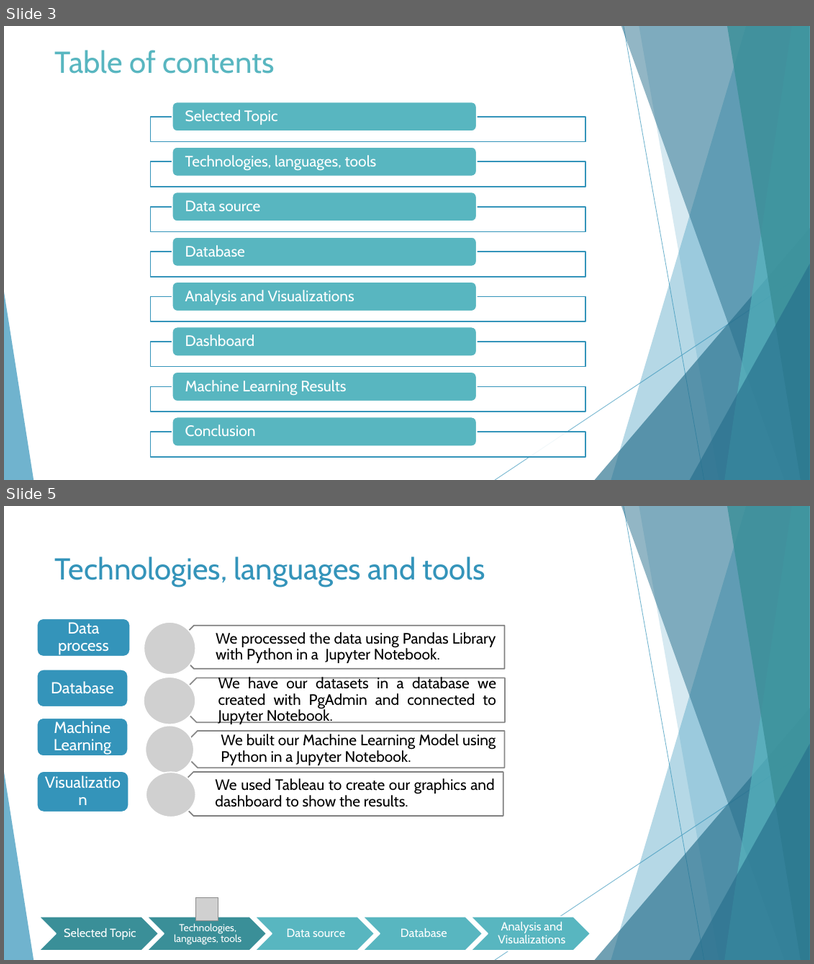
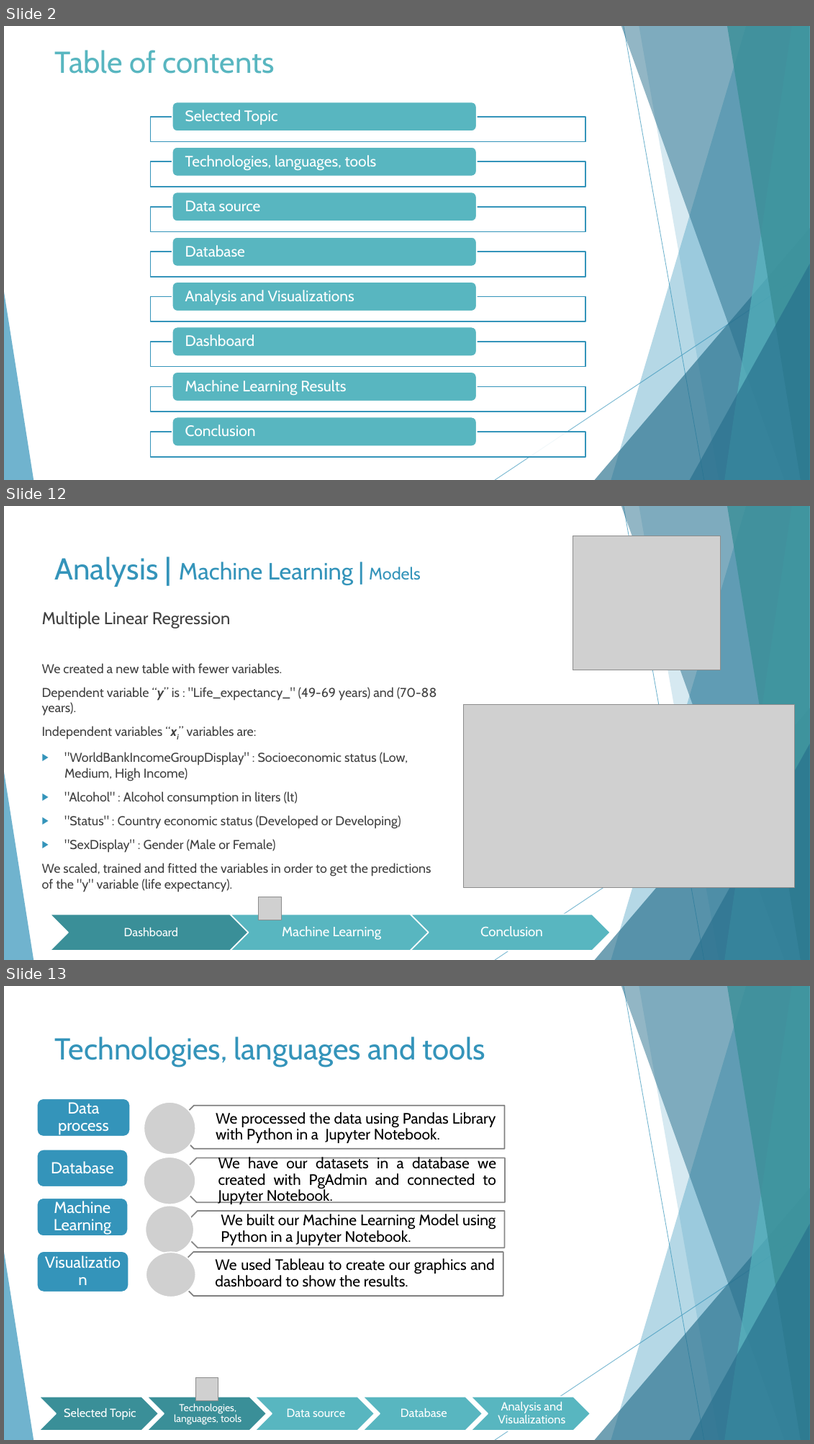
Before and after one commit to jcerda1994/Proyecto_final_1, a slide deck: Final Presentation.pptx. Shown one above the other, each under a label of ours: slides 3 and 5 before the commit, slides 2, 12 and 13 after it; the slides between them are not shown. The pictures are 814x964 and 814x1444 pixels, drawn with LibreOffice and Linux fonts; fonts in the diff are those of the drawing; grey boxes stand for pictures. Boxes give left, top, right and bottom in pixels: in the first picture for what was removed or moved away, otherwise in the second. Text is boxed around its words. In the diff, an @@ line names an element or a change of style, - is before the commit and + after.

Commit message:
Added updated presentation
Rearranged slides. Still missing the conclusion ones...

```diff
--- a/Final Presentation.pptx
+++ b/Final Presentation.pptx
@@ slide 12 added at (4, 506, 810, 960), background #FFFFFF; not listed: 10 template elements that a slide beside it also shows @@
@@ picture added at (574, 536, 721, 669) @@
@@ title added at (55, 556, 421, 587), 28 pt, text #3494BA @@
+Analysis | Machine Learning | Models
@@ text added at (42, 611, 437, 892), 15.3 pt, text #404040 @@
+Multiple Linear Regression
+We created a new table with fewer variables.
+Dependent variable “y” is : "Life_expectancy_" (49-69 years) and (70-88 years).
+Independent variables “xi” variables are:
+▶ "WorldBankIncomeGroupDisplay" : Socioeconomic status (Low, Medium, High Income)
+▶ "Alcohol" : Alcohol consumption in liters (lt)
+▶ "Status" : Country economic status (Developed or Developing)
+▶ "SexDisplay" : Gender (Male or Female)
+We scaled, trained and fitted the variables in order to get the predictions of the "y" variable (life expectancy).
@@ picture added at (464, 705, 795, 887) @@
@@ picture added at (259, 897, 282, 920) @@
@@ group added at (50, 914, 611, 950): 3 chevrons, 3 texts @@
+Dashboard
+Machine Learning
+Conclusion
@@ what was slide 3 is now slide 2 @@
@@ what was slide 5 is now slide 13 @@
```
Also in this commit, not shown: 11 slides changed, 1 other slide added, 4 slides removed.
